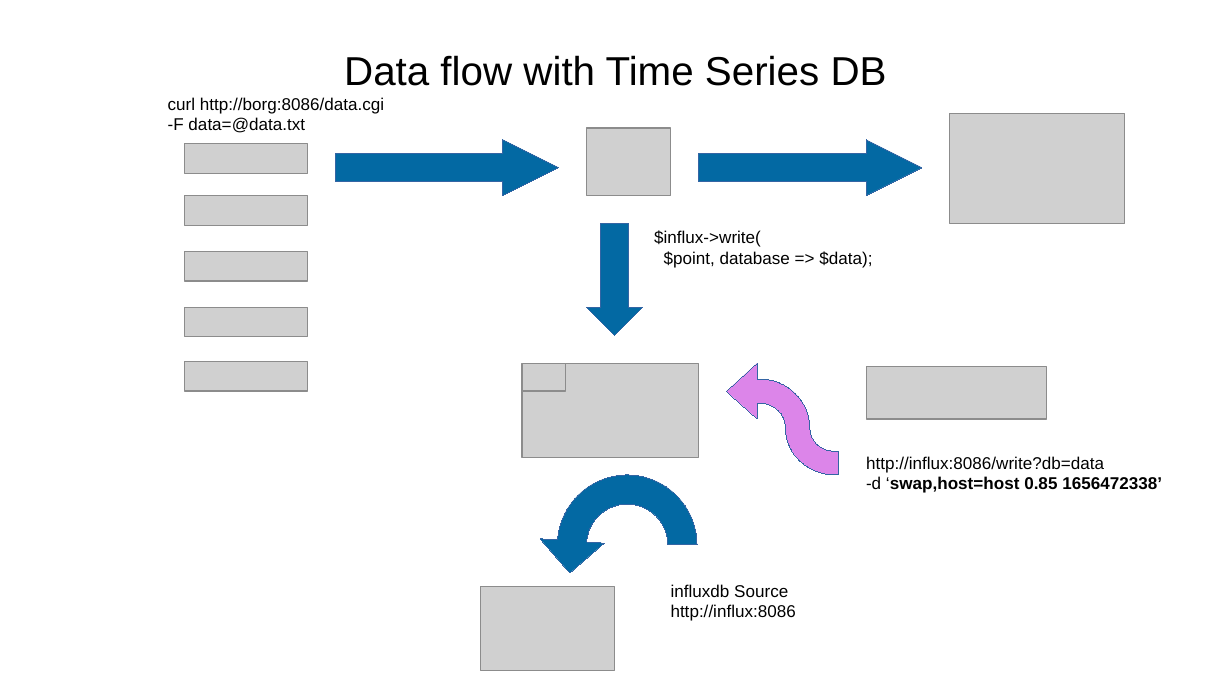
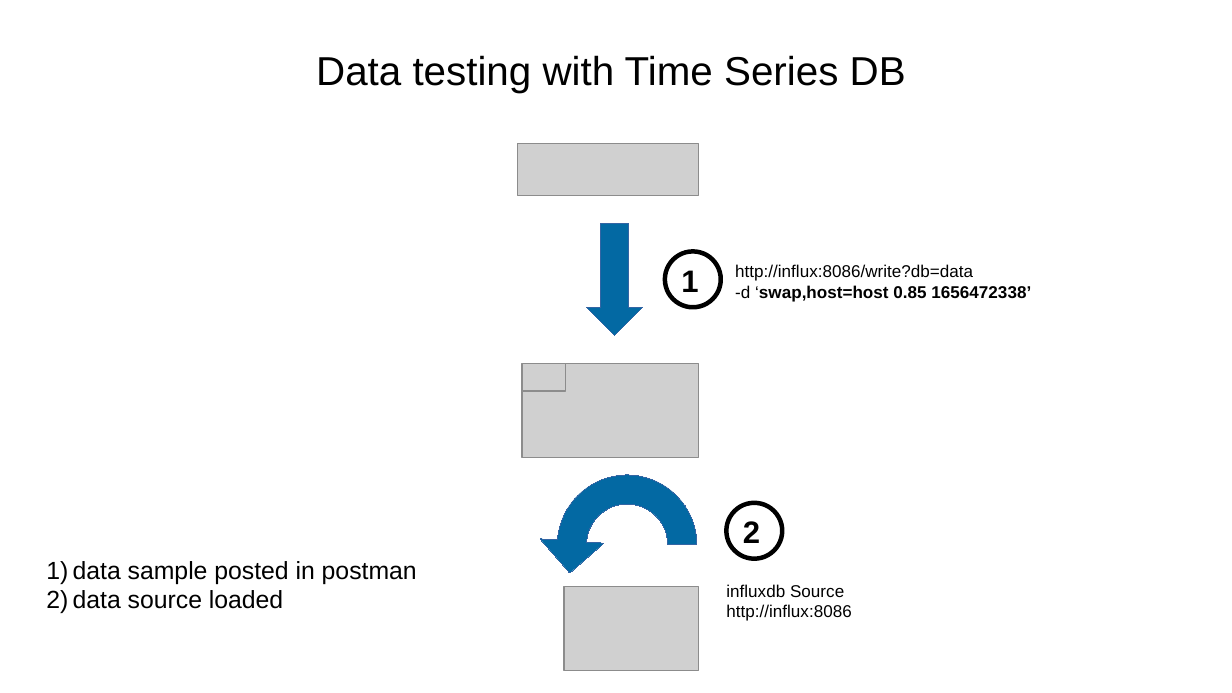
Before and after one commit to sergueik/springboot_study, a slide deck: slide 2 of basic-influxdb/data flow.odp (slide 1 before the commit). Drawn at 1232x693 pixels with LibreOffice and Linux fonts; fonts in the diff are those of the drawing; grey boxes stand for pictures. Boxes give left, top, right and bottom in pixels: in the first picture for what was removed or moved away, otherwise in the second. Text is boxed around its words. In the diff, an @@ line names an element or a change of style, - is before the commit and + after.

Commit message:
updated data flow presentation

```diff
--- a/basic-influxdb/data flow.odp
+++ b/basic-influxdb/data flow.odp
@@ title at (316, 55, 906, 93): text changed @@
-Data flow with Time Series DB
+Data testing with Time Series DB
@@ text removed at (168, 97, 384, 133) @@
-curl http://borg:8086/data.cgi
--F data=@data.txt
@@ picture removed at (950, 114, 1126, 224) @@
@@ picture removed at (184, 144, 307, 174) @@
@@ right arrow removed at (335, 140, 559, 196) @@
@@ picture: place and size @@
-picture at (587, 127, 671, 196)
+picture at (518, 143, 699, 196)
@@ right arrow removed at (699, 140, 922, 196) @@
@@ picture removed at (184, 196, 307, 226) @@
@@ text removed at (654, 230, 872, 268) @@
-$influx->write(
-$point, database => $data);
@@ picture removed at (184, 252, 307, 282) @@
@@ ellipse added at (665, 252, 721, 307), outline #000000 2.89 pt @@
@@ text "http://influx:8086/write?db=data -d ‘swap,host=host 0.85 165 ...": place and size @@
-text "http://influx:8086/write?db=data -d ‘swap,host=host 0.85 165 ..." at (866, 456, 1162, 493)
+text "http://influx:8086/write?db=data -d ‘swap,host=host 0.85 165 ..." at (735, 264, 1031, 302)
@@ text added at (681, 270, 698, 292), 20 pt, text #000000, bold @@
+1
@@ picture removed at (184, 307, 307, 338) @@
@@ picture removed at (184, 361, 307, 391) @@
@@ freeform shape removed at (727, 363, 838, 475) @@
@@ picture removed at (866, 367, 1048, 419) @@
@@ freeform shape at (558, 475, 698, 615): outline redrawn @@
@@ ellipse added at (727, 503, 783, 559), outline #000000 2.89 pt @@
@@ text added at (743, 521, 760, 543), 20 pt, text #000000, bold @@
+2
@@ text added at (73, 561, 417, 609), 16 pt, text #000000 @@
+1) data sample posted in postman
+2) data source loaded
@@ text "influxdb Source": place and size @@
-text "influxdb Source" at (671, 584, 796, 621)
+text "influxdb Source" at (726, 584, 851, 621)
@@ picture: place and size @@
-picture at (481, 587, 615, 671)
+picture at (565, 587, 699, 671)
```
Also in this commit, not shown: 4 other slides changed, 2 slides added, 1 other file.
